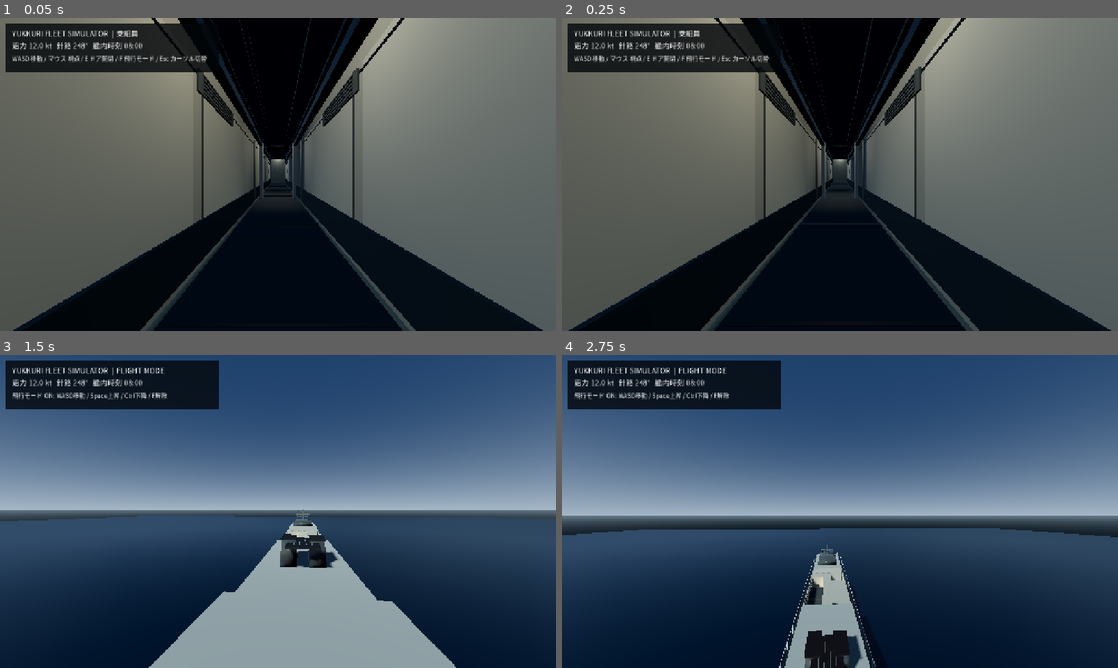
Above: before the commit, frames 1-4 (two rows, left to right).
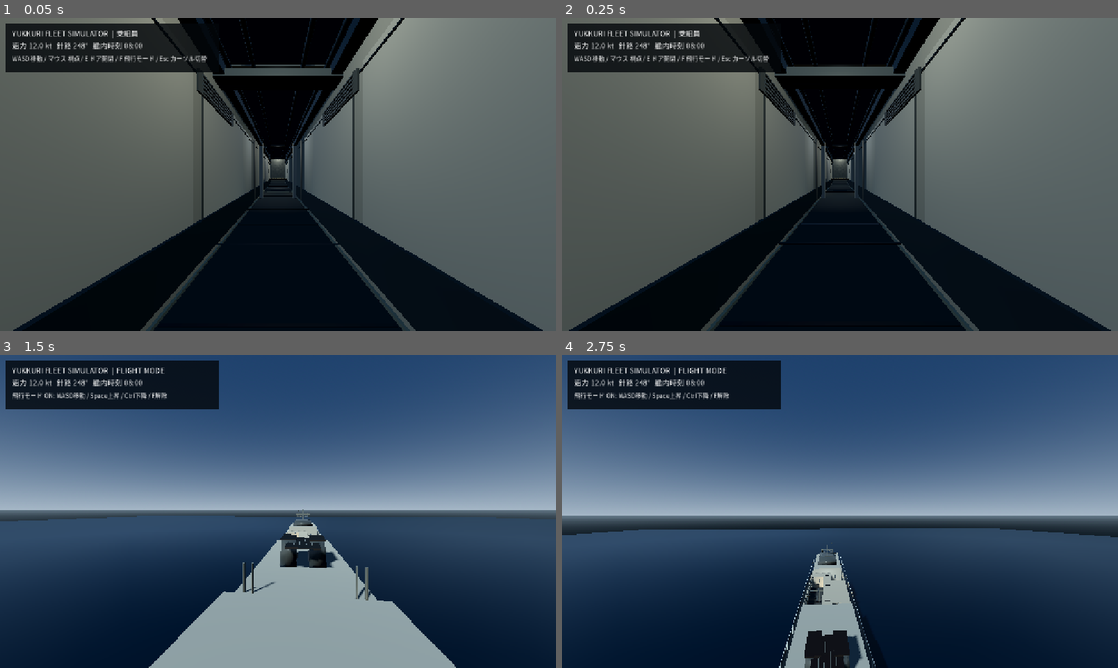
Above: after the commit, the same moments.

Repository: YukkuriP/Yukkuri-FPS-3
Game: Godot game, scene res://scenes/main.tscn
Same seed, same stepped clock (60 frames per second), same inputs: the game is played once before the commit and once after it.
Inputs (mouse positions are in pixels of both pictures, inside the frame that each line leads up to):
- Up to frame 1 (0.05 s): no input
- Up to frame 2 (0.25 s): no input
- Up to frame 3 (1.5 s): tap Enter at 0.5 s; move the mouse to (305, 511) at 0.52 s; hold F (fleet_fly_toggle) 0.53-1.28 s; hold Space (fleet_fly_up) from 0.53 s (still down); click (305, 511) at 0.67 s; move the mouse to (250, 511) at 1.27 s; tap E (fleet_interact) at 1.35 s
- Up to frame 4 (2.75 s): keep holding Space (fleet_fly_up); move the mouse to (851, 505) at 2.02 s; tap 1 at 2.1 s

The runs differ from the first frame. In frame 1, 1.8% of the frame differs, in the area x 28-70%, y 0-73%; in frame 2, 1.8%, in the area x 27-70%, y 0-73%; in frame 3, 0.3%; in frame 4, less than 0.1%.

Commit message:
Activate detailed interior dressing pass

Diff:
--- a/scripts/visual_upgrade.gd
+++ b/scripts/visual_upgrade.gd
@@ -29,6 +29,7 @@
 	_interior_superstructure_finish()
 	_bridge_furnishings()
 	_hangar_interior_finish()
+	_interior_detail()
 
 func _mat(color: Color, metal: float, rough: float) -> StandardMaterial3D:
 	var m:=StandardMaterial3D.new()
